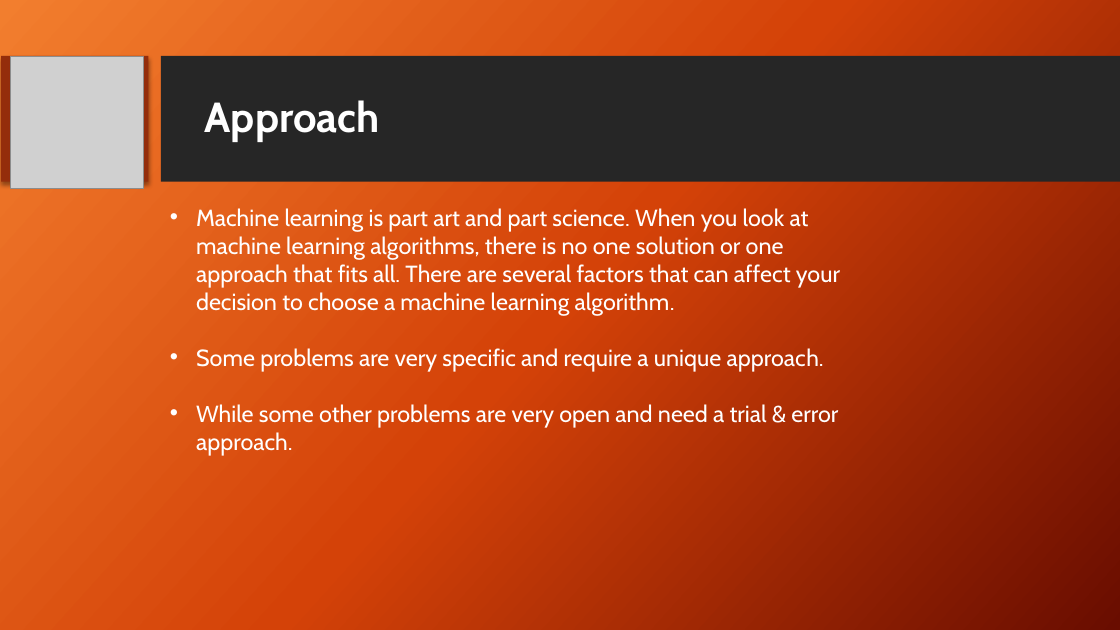
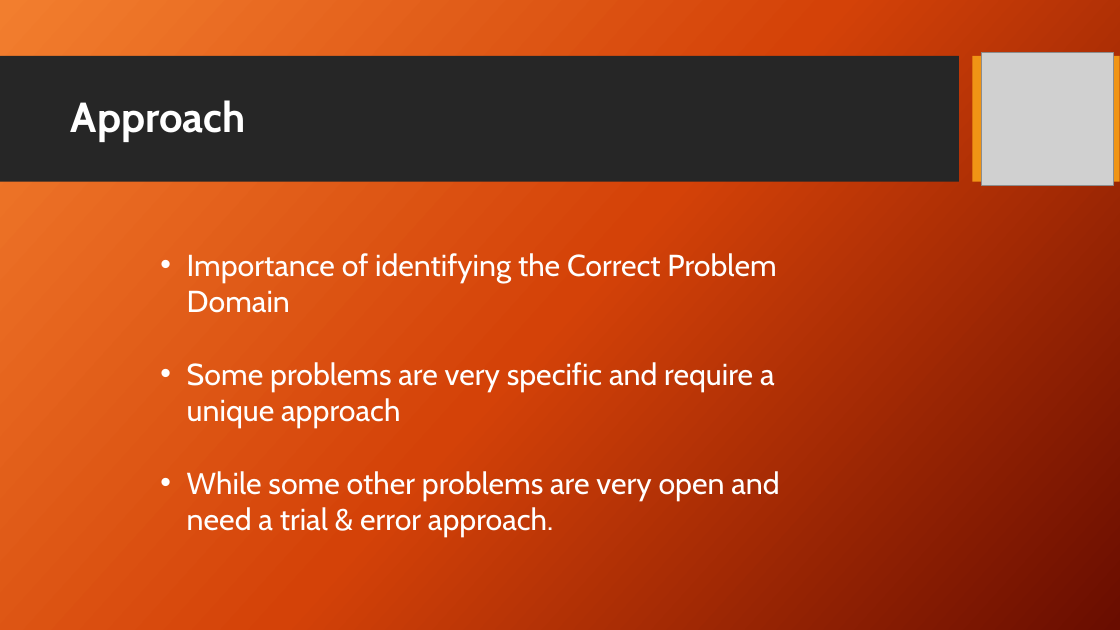
Before and after one commit to ItProject1920/data-science-project, a slide deck: slide 10 of Project Review FINAL.pptx. Drawn at 1120x630 pixels with LibreOffice and Linux fonts; fonts in the diff are those of the drawing; grey boxes stand for pictures; background and template pictures are left out. Boxes give left, top, right and bottom in pixels: in the first picture for what was removed or moved away, otherwise in the second. Text is boxed around its words. In the diff, an @@ line names an element or a change of style, - is before the commit and + after.

```diff
--- a/Project Review FINAL.pptx
+++ b/Project Review FINAL.pptx
@@ rectangle: place and size @@
-rectangle at [161,56,1120,182]
+rectangle at [0,56,959,182]
@@ rectangle removed at [1,56,148,182] @@
@@ rectangle added at [973,56,1120,182], fill #F09415 @@
@@ picture: place and size @@
-picture at [11,56,143,188]
+picture at [981,53,1113,185]
@@ title "Approach": place and size @@
-title "Approach" at [205,100,380,142]
+title "Approach" at [71,100,246,142]
@@ text "Importance of identifying the Correct ...": place and size @@
-text "Importance of identifying the Correct ..." at [196,208,840,456]
+text "Importance of identifying the Correct ..." at [187,253,779,538]
@@ text at [187,253,776,428]: text changed; size 20 to 26 pt @@
-• Machine learning is part art and part science. When you look at machine learning algorithms, there is no one solution or one approach that fits all. There are several factors that can affect your decision to choose a machine learning algorithm.
-• Some problems are very specific and require a unique approach.
+• Importance of identifying the Correct Problem Domain
+• Some problems are very specific and require a unique approach
@@ text at [187,471,779,538]: size 20 to 26 pt in "While some other problems are very open ..." @@
```
Also in this commit, not shown: 10 other slides changed, 2 slides added, 1 slide removed.
